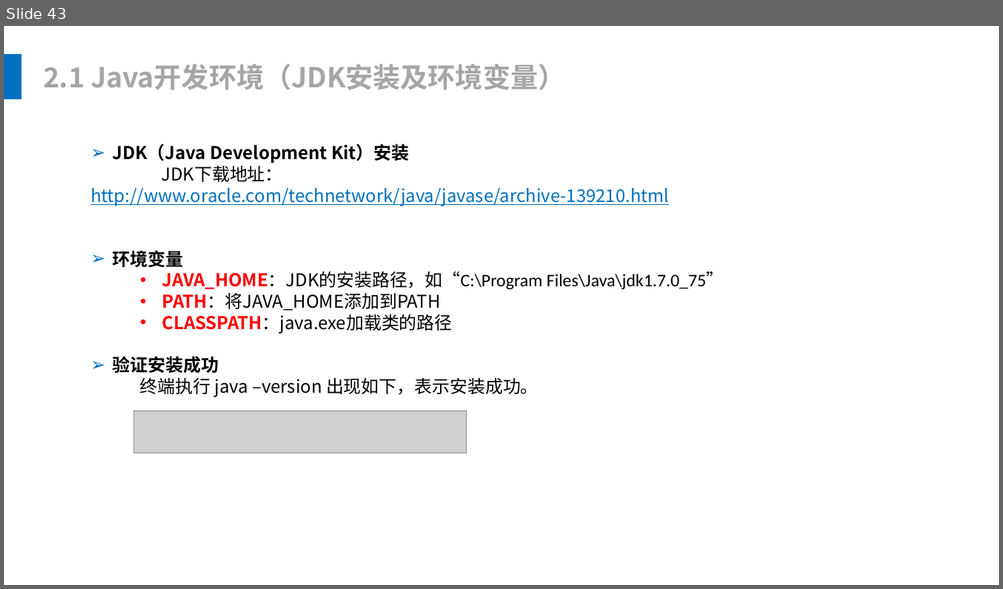
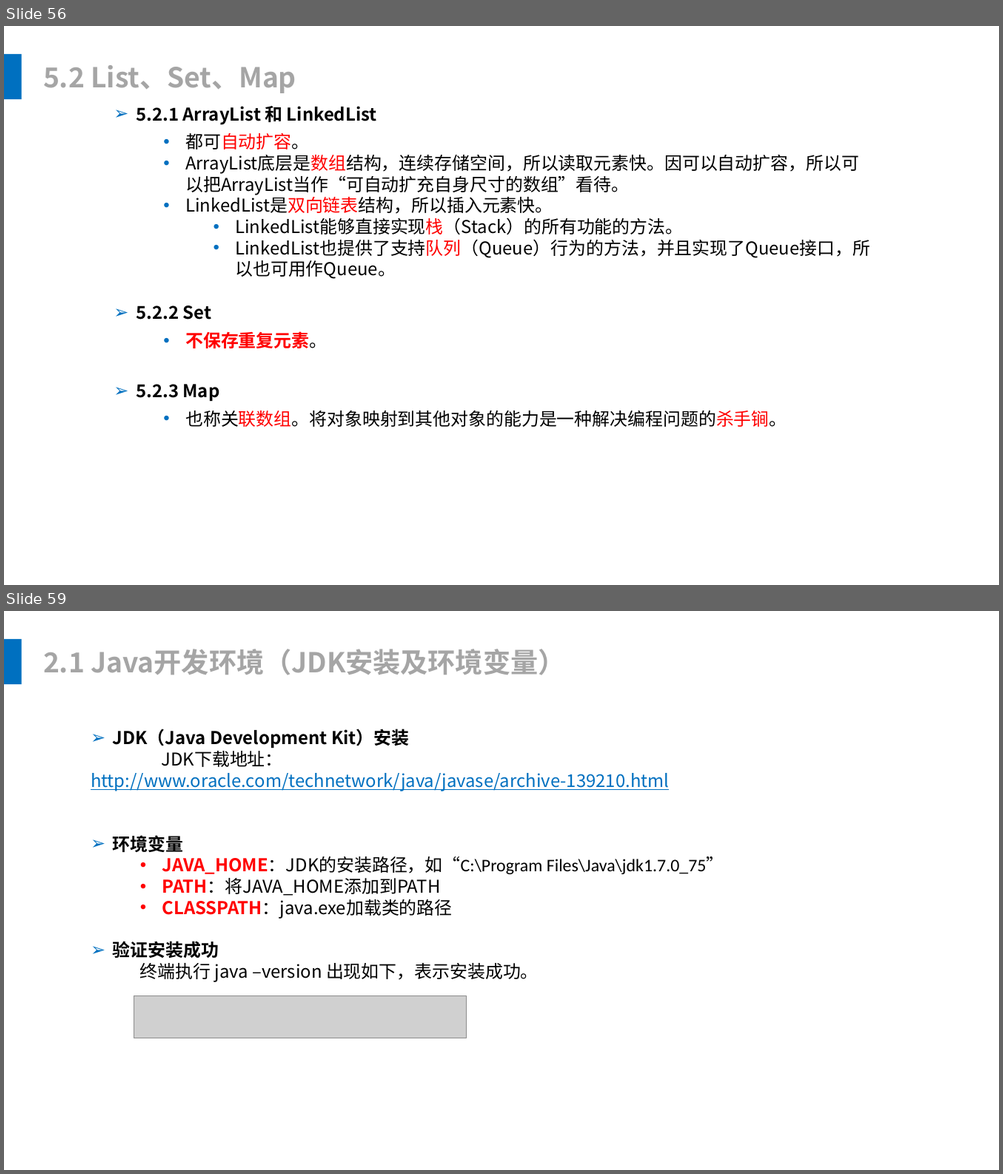
Before and after one commit to leonliu06/JavaTrainning, a slide deck: Java基础培训.pptx. Shown one above the other, each under a label of ours: slide 43 before the commit, slides 56 and 59 after it; the slides between them are not shown. The pictures are 1003x589 and 1003x1174 pixels, drawn with LibreOffice and Linux fonts; fonts in the diff are those of the drawing; grey boxes stand for pictures. Boxes give left, top, right and bottom in pixels: in the first picture for what was removed or moved away, otherwise in the second. Text is boxed around its words. In the diff, an @@ line names an element or a change of style, - is before the commit and + after.

```diff
--- a/Java基础培训.pptx
+++ b/Java基础培训.pptx
@@ slide 56 added at box(4, 26, 999, 585), background #FFFFFF @@
@@ rectangle added at box(4, 54, 22, 99), fill #0070C0 @@
@@ text added at box(43, 65, 296, 93), 28 pt, text #A5A5A5, bold @@
+5.2 List、Set、Map
@@ text added at box(136, 106, 377, 125), 18 pt, text #000000, bold @@
+➢ 5.2.1 ArrayList 和 LinkedList
@@ text added at box(185, 133, 870, 279), 18 pt, text #000000 @@
+  • 都可自动扩容。
+  • ArrayList底层是数组结构，连续存储空间，所以读取元素快。因可以自动扩容，所以可以把ArrayList当作“可自动扩充自身尺寸的数组”看待。
+  • LinkedList是双向链表结构，所以插入元素快。
+    • LinkedList能够直接实现栈（Stack）的所有功能的方法。
+    • LinkedList也提供了支持队列（Queue）行为的方法，并且实现了Queue接口，所以也可用作Queue。
@@ text added at box(136, 306, 212, 320), 18 pt, text #000000, bold @@
+➢ 5.2.2 Set
@@ text added at box(185, 332, 327, 349), 18 pt, text #FF0000, bold @@
+  • 不保存重复元素。
@@ text added at box(136, 384, 220, 401), 18 pt, text #000000, bold @@
+➢ 5.2.3 Map
@@ text added at box(185, 411, 786, 427), 18 pt, text #000000 @@
+  • 也称关联数组。将对象映射到其他对象的能力是一种解决编程问题的杀手锏。
@@ what was slide 43 is now slide 59 @@
```
Also in this commit, not shown: 7 slides changed, 18 other slides added, 3 slides removed, 26 other files.
